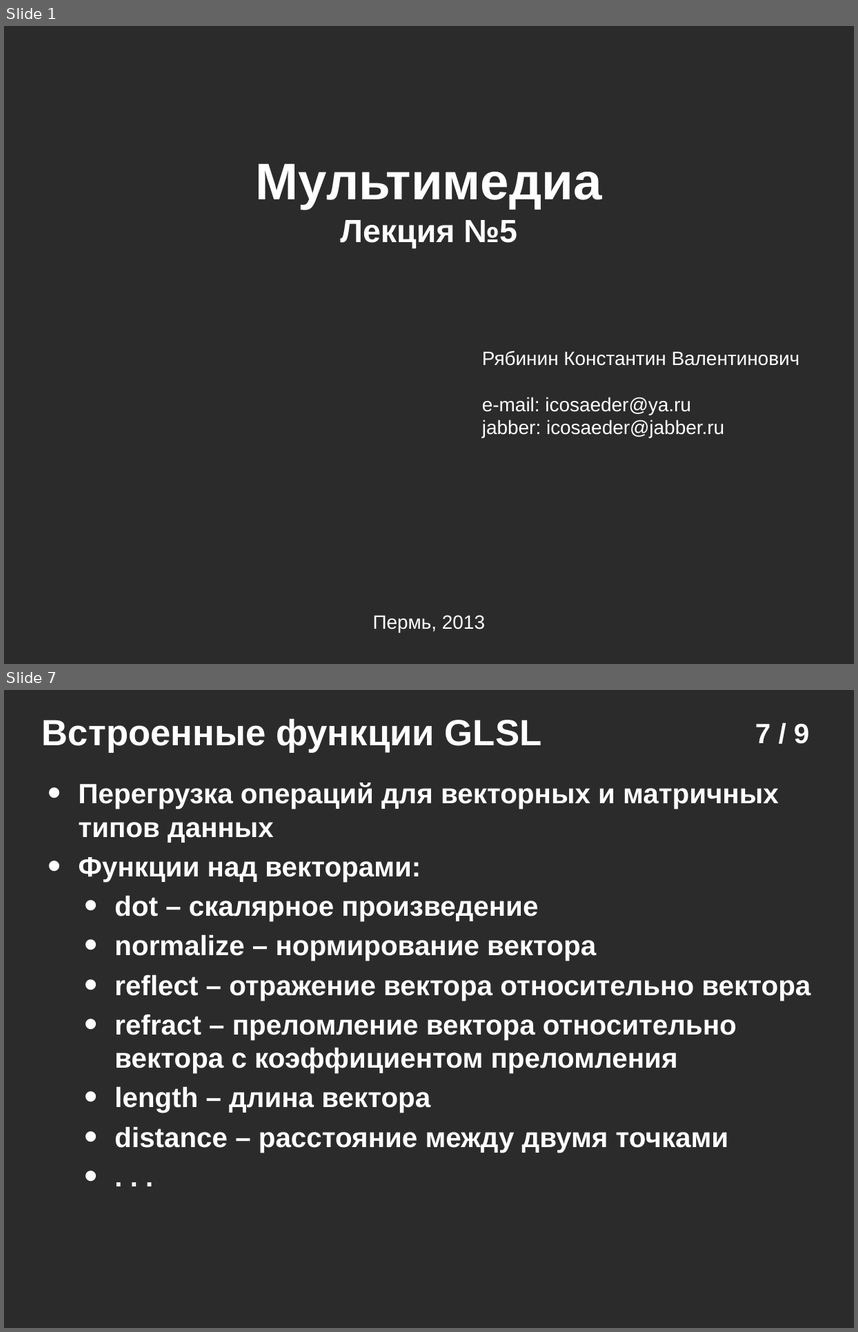
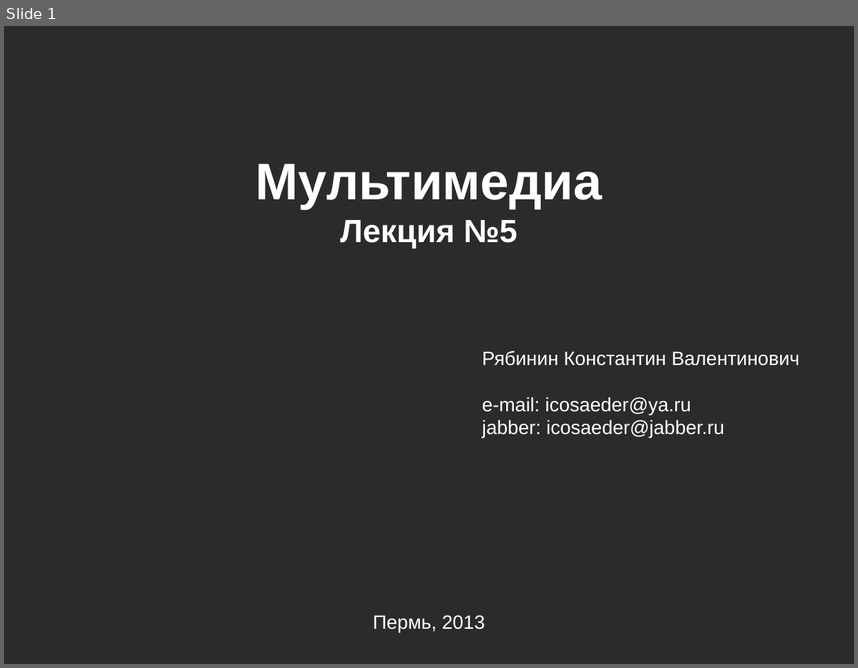
Before and after one commit to icosaeder/cg-lect, a slide deck: Лекции/Лекция 5/Лекция №5.odp. Shown one above the other, each under a label of ours: slides 1 and 7 before the commit, slide 1 after it; the slides between them are not shown. The pictures are 858x1332 and 858x668 pixels, drawn with LibreOffice and Linux fonts; fonts in the diff are those of the drawing; background and template pictures are left out; a plain dark background stands for a picture behind light text. Boxes give left, top, right and bottom in pixels: in the first picture for what was removed or moved away, otherwise in the second. Text is boxed around its words. In the diff, an @@ line names an element or a change of style, - is before the commit and + after.

```diff
--- a/Лекции/Лекция 5/Лекция №5.odp
+++ b/Лекции/Лекция 5/Лекция №5.odp
@@ slide 7 removed at [4, 690, 854, 1328], background picture (left out) @@
@@ text removed at [42, 718, 542, 753] @@
-Встроенные функции GLSL
@@ page number removed at [755, 724, 809, 744] @@
-7 / 9
@@ text removed at [79, 782, 811, 1152] @@
-• Перегрузка операций для векторных и матричных типов данных
-• Функции над векторами:
-    • dot – скалярное произведение
-    • normalize – нормирование вектора
-    • reflect – отражение вектора относительно вектора
-    • refract – преломление вектора относительно вектора с коэффициентом преломления
-    • length – длина вектора
-    • distance – расстояние между двумя точками
-    • . . .
```
Also in this commit, not shown: 10 slides added, 7 other slides removed, 8 other files.
